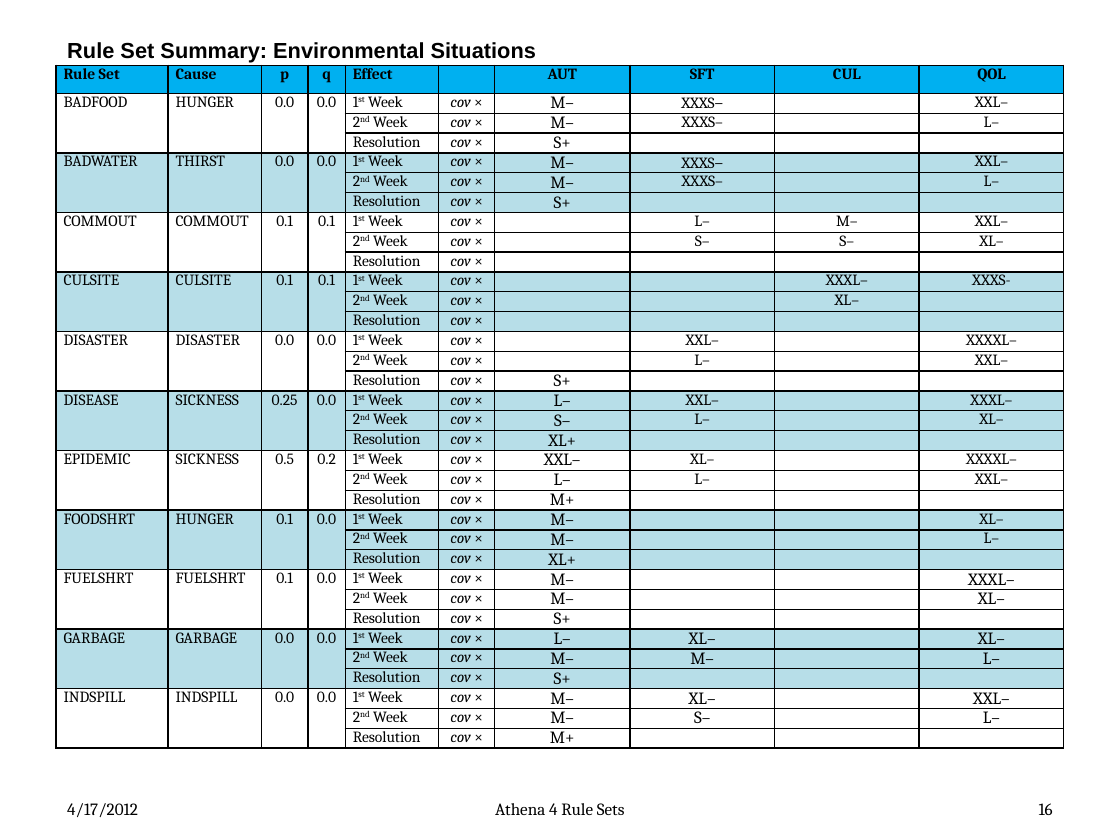
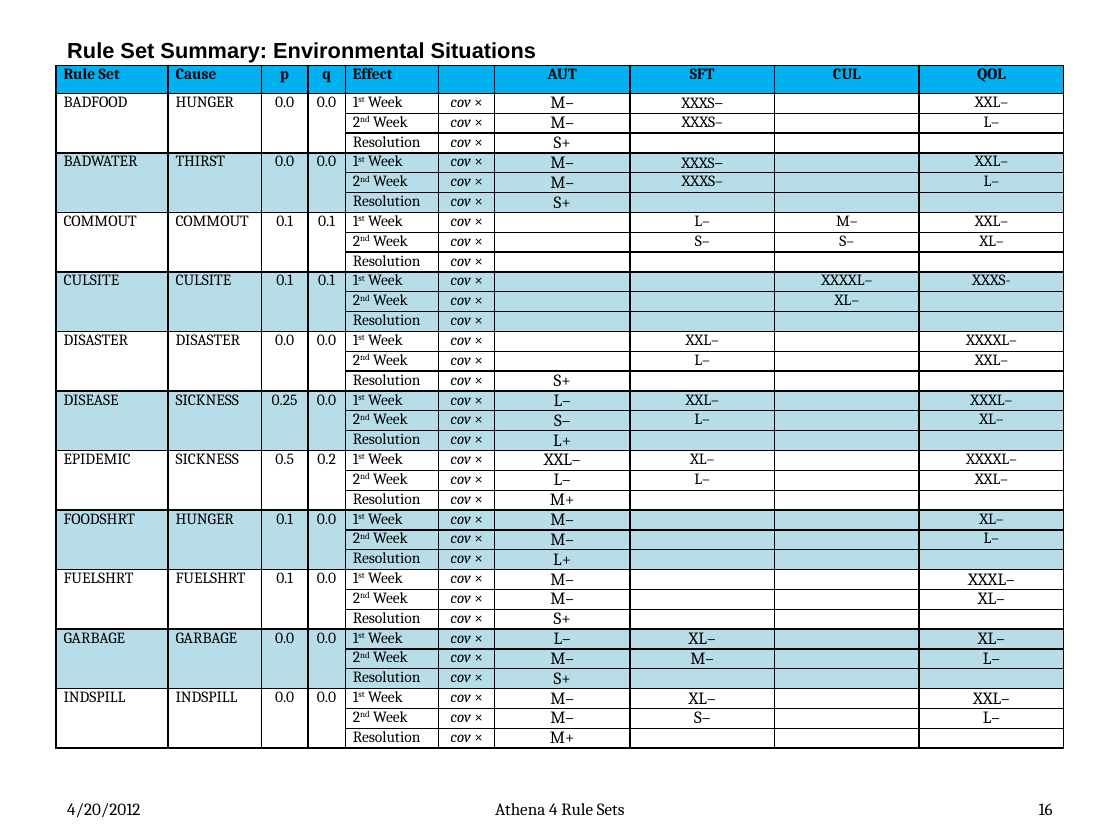
Before and after one commit to AthenaModel/athena-legacy, a slide deck: slide 16 of docs/dev/rules.pptx. Drawn at 1120x840 pixels with LibreOffice and Linux fonts; fonts in the diff are those of the drawing. Boxes give left, top, right and bottom in pixels: in the first picture for what was removed or moved away, otherwise in the second. Text is boxed around its words. In the diff, an @@ line names an element or a change of style, - is before the commit and + after.

```diff
--- a/docs/dev/rules.pptx
+++ b/docs/dev/rules.pptx
@@ table at [56,65,1063,771] @@
-row 11, column 9: XXXL–
+row 11, column 9: XXXXL–
-row 19, column 7: XL+
+row 19, column 7: L+
-row 25, column 7: XL+
+row 25, column 7: L+
@@ text at [67,803,140,817]: text changed @@
-4/17/2012
+4/20/2012
```
Also in this commit, not shown: 75 other slides changed, 52 other files.
